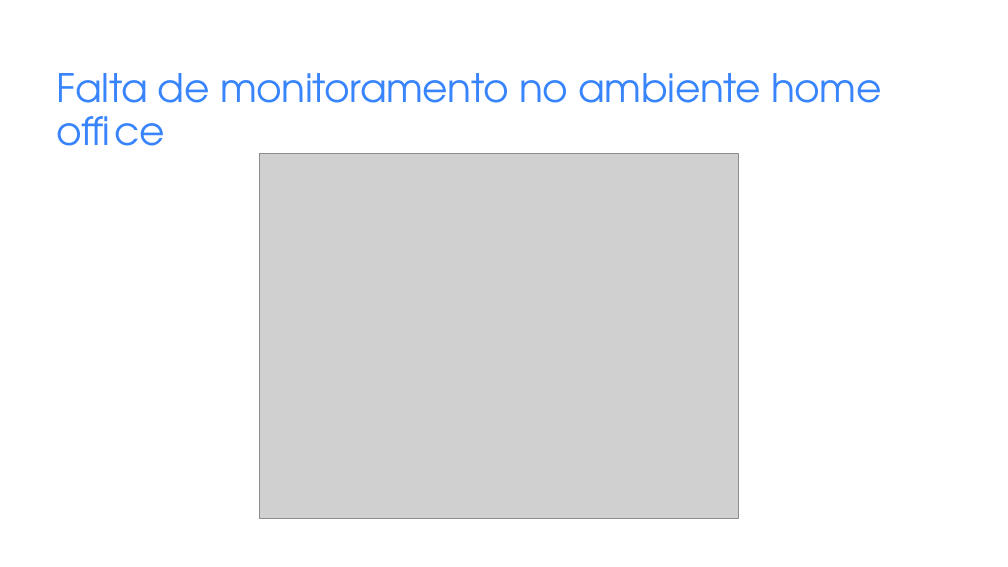
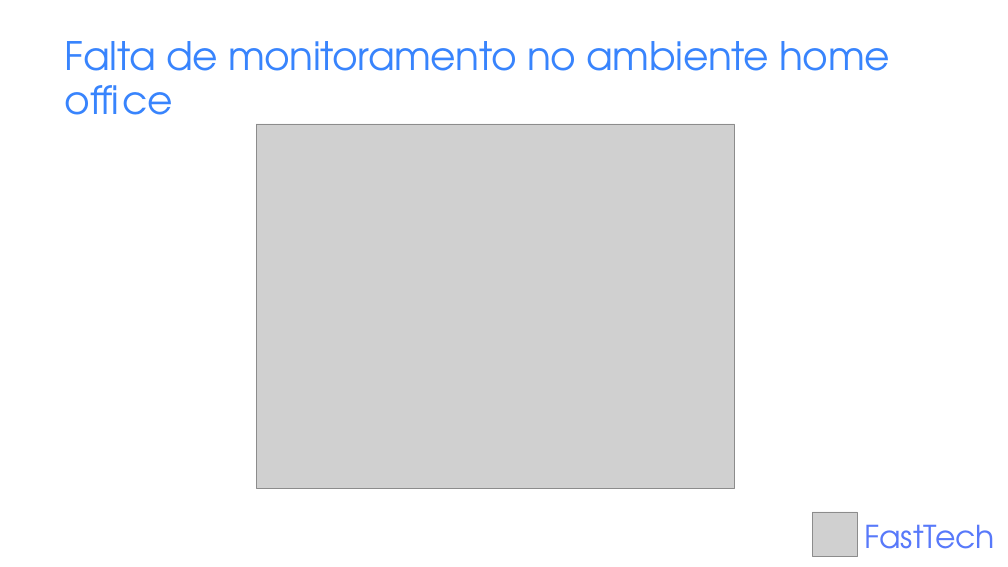
Before and after one commit to Grupo-1-adsa/Grupo-1-adsa, a slide deck: slide 3 of Documentação/PPT/FastTech.pptx (slide 4 before the commit). Drawn at 1008x567 pixels with LibreOffice and Linux fonts; fonts in the diff are those of the drawing; grey boxes stand for pictures. Boxes give left, top, right and bottom in pixels: in the first picture for what was removed or moved away, otherwise in the second. Text is boxed around its words. In the diff, an @@ line names an element or a change of style, - is before the commit and + after.

```diff
--- a/Documentação/PPT/FastTech.pptx
+++ b/Documentação/PPT/FastTech.pptx
@@ text "Falta de monitoramento no ambiente ...": place and size @@
-text "Falta de monitoramento no ambiente ..." at bbox=[57, 73, 882, 146]
+text "Falta de monitoramento no ambiente ..." at bbox=[65, 41, 890, 115]
@@ picture: place and size @@
-picture at bbox=[260, 154, 738, 518]
+picture at bbox=[256, 124, 734, 488]
@@ picture added at bbox=[812, 512, 857, 556] @@
@@ text added at bbox=[865, 524, 995, 549], 45.1 pt, text #5879FA @@
+FastTech
```
Also in this commit, not shown: 5 other slides changed, 7 slides added, 7 slides removed.
